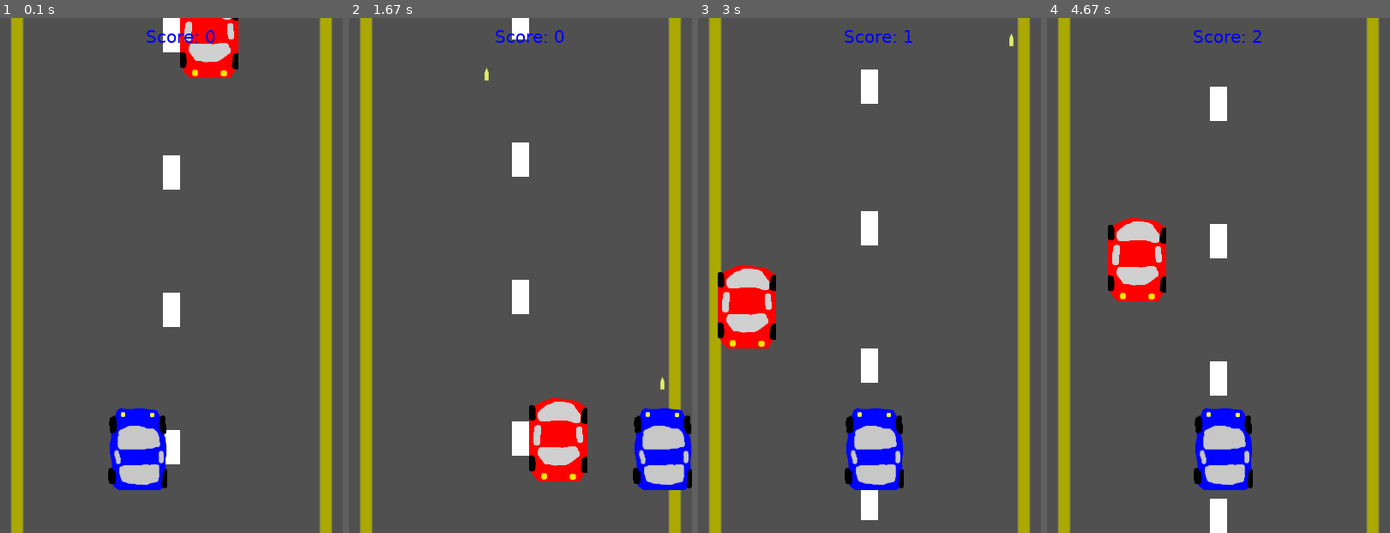
Above: before the commit, frames 1-4 (left to right).
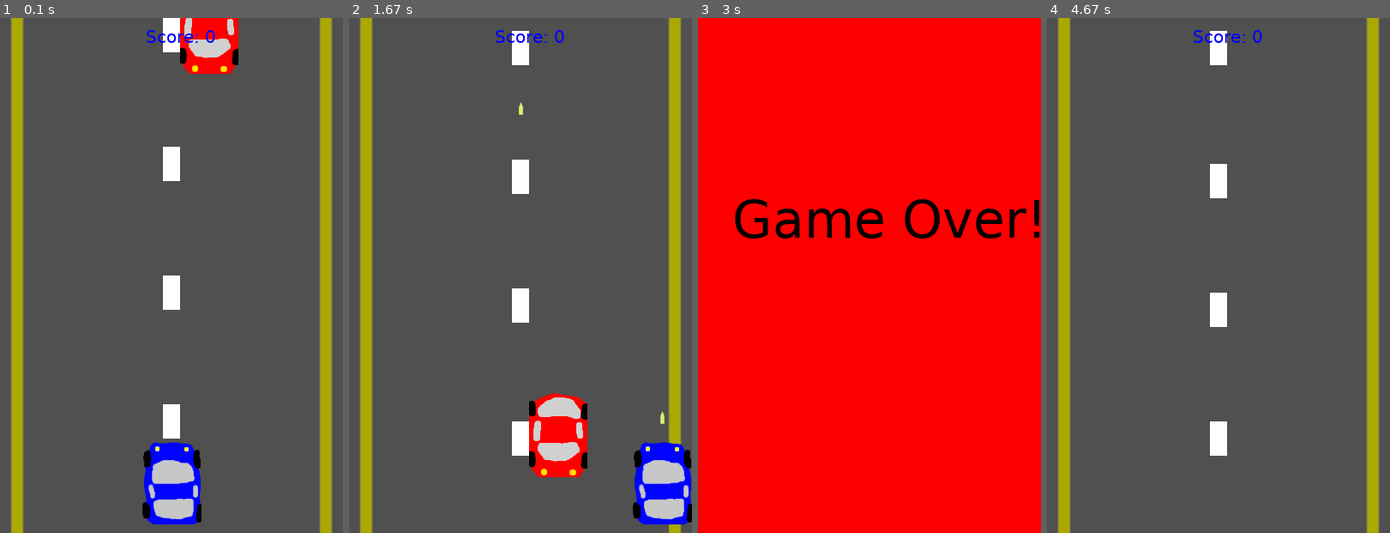
Above: after the commit, the same moments.

Repository: mnguyen4/learning-py-game
Game: pygame game, started from src/game_main_2.py
The game is run twice, just before and just after one commit, with the same random seed, the same clock (stepped at 60 frames per second) and the same inputs.
Inputs:
- Up to frame 1 (0.1 s): no input
- Up to frame 2 (1.67 s): tap Space at 0.33, 0.73, 1.03, 1.23, 1.53 s; hold Right 0.67-1.13 s; hold Right 1.17-1.63 s
- Up to frame 3 (3 s): hold Left 1.67-2.2 s; tap Space at 1.73, 2.03 s
- Up to frame 4 (4.67 s): no input

The runs differ from the first frame. In frame 1, 5.6% of the frame differs, in the area x 31-70%, y 0-99%; in frame 2, 4.8%; in frame 3, 99%, in the area x 0-100%, y 0-100%; in frame 4, 7.5%.

Commit message:
Scale speed to score and minor changes.

Diff:
--- a/src/characters.py
+++ b/src/characters.py
@@ -8,11 +8,11 @@
         super().__init__()
         self.image = game_state.LANE_IMG
         self.surf = pygame.Surface((20, 40))
-        self.rect = self.surf.get_rect(center=(200, y_pos))
+        self.rect = self.surf.get_rect(center=(game_state.SCREEN_WIDTH / 2, y_pos))
     def move(self):
         self.rect.move_ip(0, 5)
-        if (self.rect.bottom > game_state.SCREEN_HEIGHT + 40):
-            self.rect.top = -40
+        if (self.rect.bottom > game_state.SCREEN_HEIGHT + 20):
+            self.rect.top = -20
 
 class Enemy(pygame.sprite.Sprite):
     def __init__(self, enemy):
@@ -36,7 +36,7 @@
         super().__init__()
         self.image = game_state.PLAYER_IMG
         self.surf = pygame.Surface((69, 100))
-        self.rect = self.surf.get_rect(center=(160, 500))
+        self.rect = self.surf.get_rect(center=(game_state.SCREEN_WIDTH / 2, game_state.SCREEN_HEIGHT - 60))
 
     def move(self):
         pressed_keys = pygame.key.get_pressed()
--- a/src/game_main_2.py
+++ b/src/game_main_2.py
@@ -27,10 +27,11 @@
 # draw
 p1 = Player()
 e1 = Enemy(game_state.ENEMIES[random.randint(0, 2)])
+Y_SPACING = game_state.SCREEN_HEIGHT / 4
 lane1 = Lane(y_pos=0)
-lane2 = Lane(y_pos=160)
-lane3 = Lane(y_pos=320)
-lane4 = Lane(y_pos=480)
+lane2 = Lane(y_pos=Y_SPACING * 1)
+lane3 = Lane(y_pos=Y_SPACING * 2)
+lane4 = Lane(y_pos=Y_SPACING * 3)
 # sprite group
 enemies = pygame.sprite.Group()
 enemies.add(e1)
@@ -43,12 +44,9 @@
 all_sprites.add(p1)
 all_sprites.add(e1)
 bullets = pygame.sprite.Group()
-pygame.time.set_timer(game_state.INC_SPEED, 1000)
 
 while True:
     for event in pygame.event.get():
-        if event.type == game_state.INC_SPEED:
-            game_state.SPEED += 0.05
         if event.type == game_state.SPAWN_ENEMY:
             e2 = Enemy(game_state.ENEMIES[random.randint(0, 2)])
             enemies.add(e2)
@@ -73,12 +71,14 @@
         entity.move()
     # display score
     scores = font_small.render("Score: " + str(game_state.SCORE), True, BLUE)
-    DISPLAY_SURF.blit(scores, (170,10))
+    DISPLAY_SURF.blit(scores, (game_state.SCREEN_WIDTH / 2 - 30, 10))
+    # scale speed on score
+    game_state.SPEED = (game_state.SCORE // 100) + 5
     # collision detection
     if pygame.sprite.spritecollideany(p1, enemies):
         pygame.mixer.Sound("resources/pop.wav").play()
         DISPLAY_SURF.fill(RED)
-        DISPLAY_SURF.blit(game_over, (40, 250))
+        DISPLAY_SURF.blit(game_over, (40, game_state.SCREEN_HEIGHT / 3))
         pygame.display.update()
         for entity in all_sprites:
             entity.kill()
--- a/src/game_state.py
+++ b/src/game_state.py
@@ -2,7 +2,7 @@
 
 SCREEN_WIDTH = 400
 SCREEN_HEIGHT = 600
-SPEED = 5
+SPEED = 0
 SCORE = 0
 CAN_SHOOT = True
 POWER = 0
